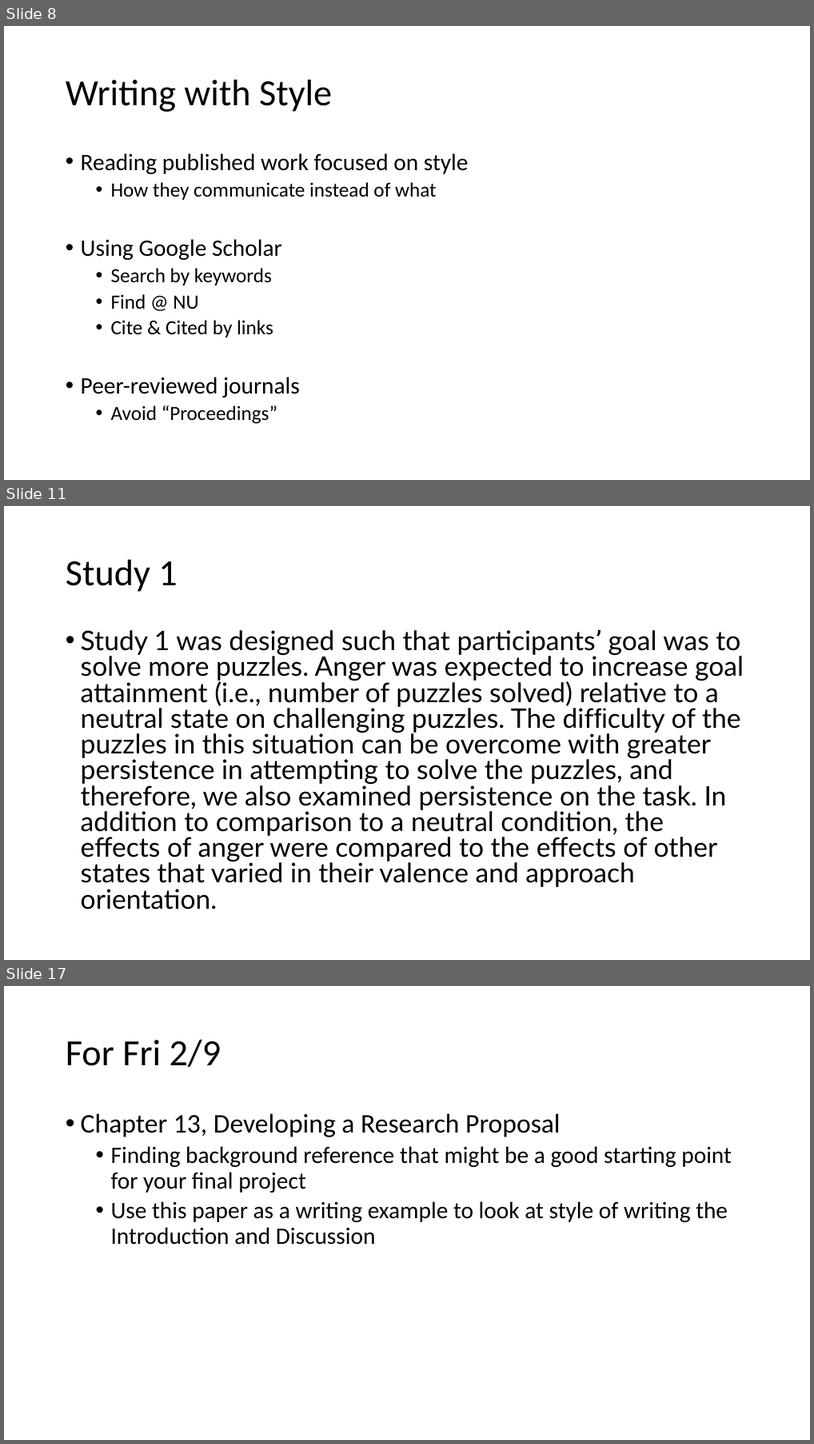
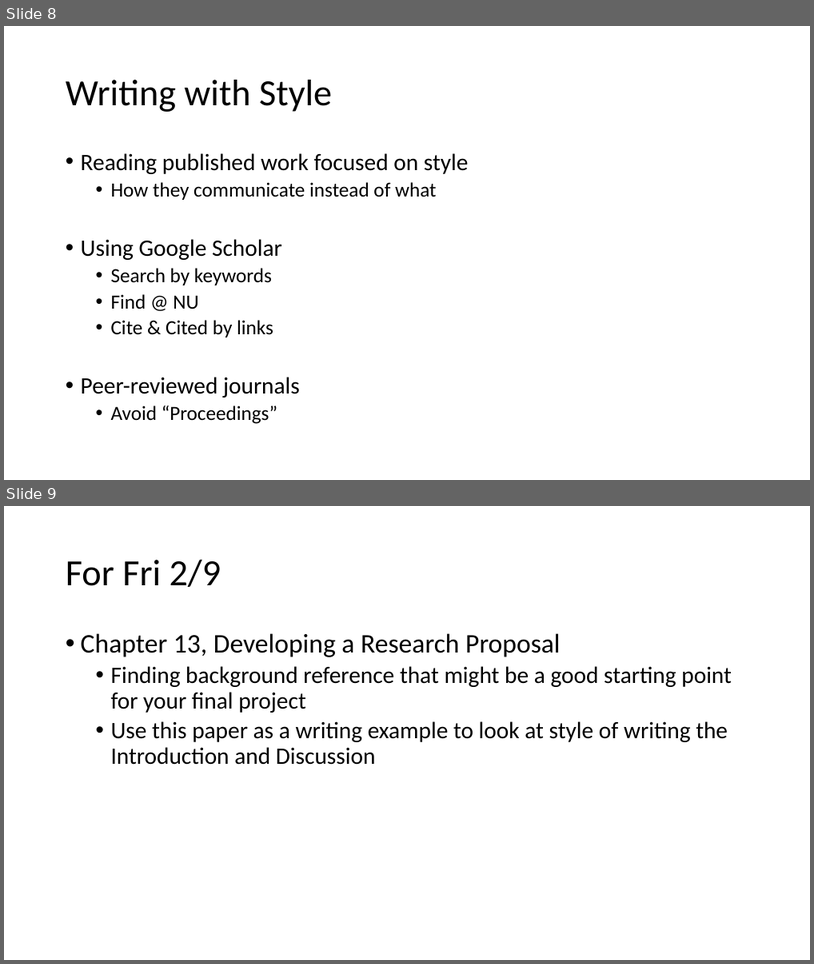
Before and after one commit to preber/Research-Methods, a slide deck: Class Slides 2024/Class 15.pptx. Shown one above the other, each under a label of ours: slides 8, 11 and 17 before the commit, slides 8 and 9 after it; the slides between them are not shown. The pictures are 814x1444 and 814x964 pixels, drawn with LibreOffice and Linux fonts; fonts in the diff are those of the drawing. Boxes give left, top, right and bottom in pixels: in the first picture for what was removed or moved away, otherwise in the second. Text is boxed around its words. In the diff, an @@ line names an element or a change of style, - is before the commit and + after.

```diff
--- a/Class Slides 2024/Class 15.pptx
+++ b/Class Slides 2024/Class 15.pptx
@@ slide 11 removed at bbox=[4, 506, 810, 960], background #FFFFFF @@
@@ title removed at bbox=[66, 560, 177, 592] @@
-Study 1
@@ text removed at bbox=[81, 629, 744, 909] @@
-• Study 1 was designed such that participants’ goal was to solve more puzzles. Anger was expected to increase goal attainment (i.e., number of puzzles solved) relative to a neutral state on challenging puzzles. The difficulty of the puzzles in this situation can be overcome with greater persistence in attempting to solve the puzzles, and therefore, we also examined persistence on the task. In addition to comparison to a neutral condition, the effects of anger were compared to the effects of other states that varied in their valence and approach orientation.
@@ what was slide 17 is now slide 9 @@
```
Also in this commit, not shown: 7 other slides removed, 4 other files.
